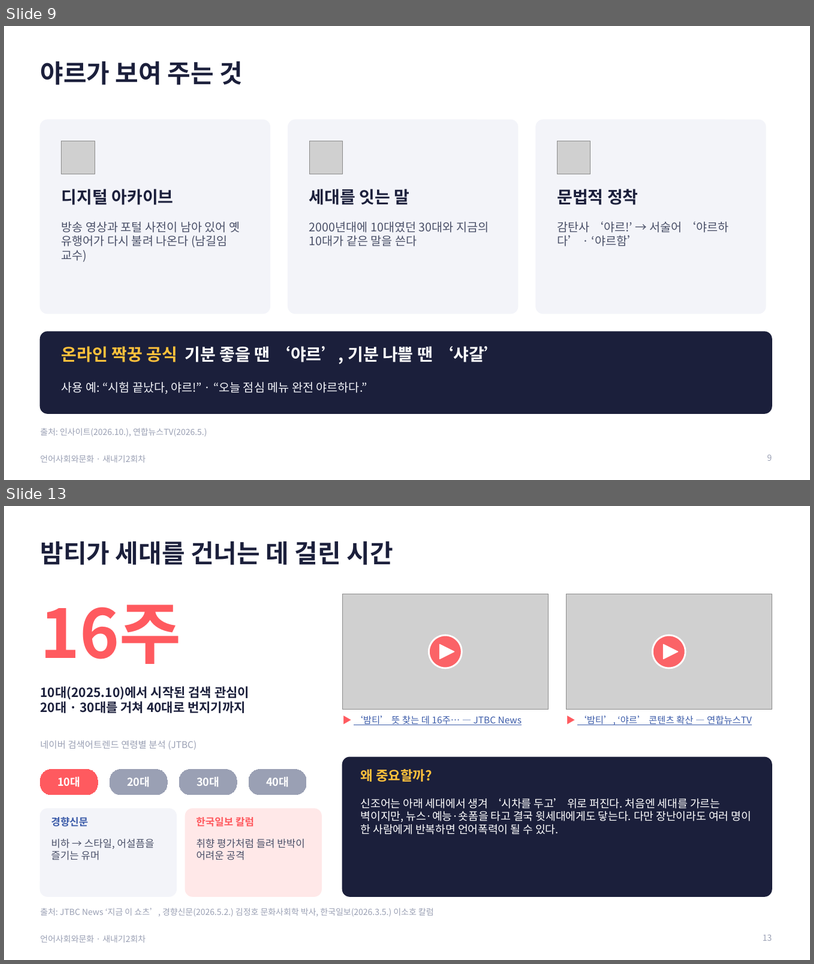
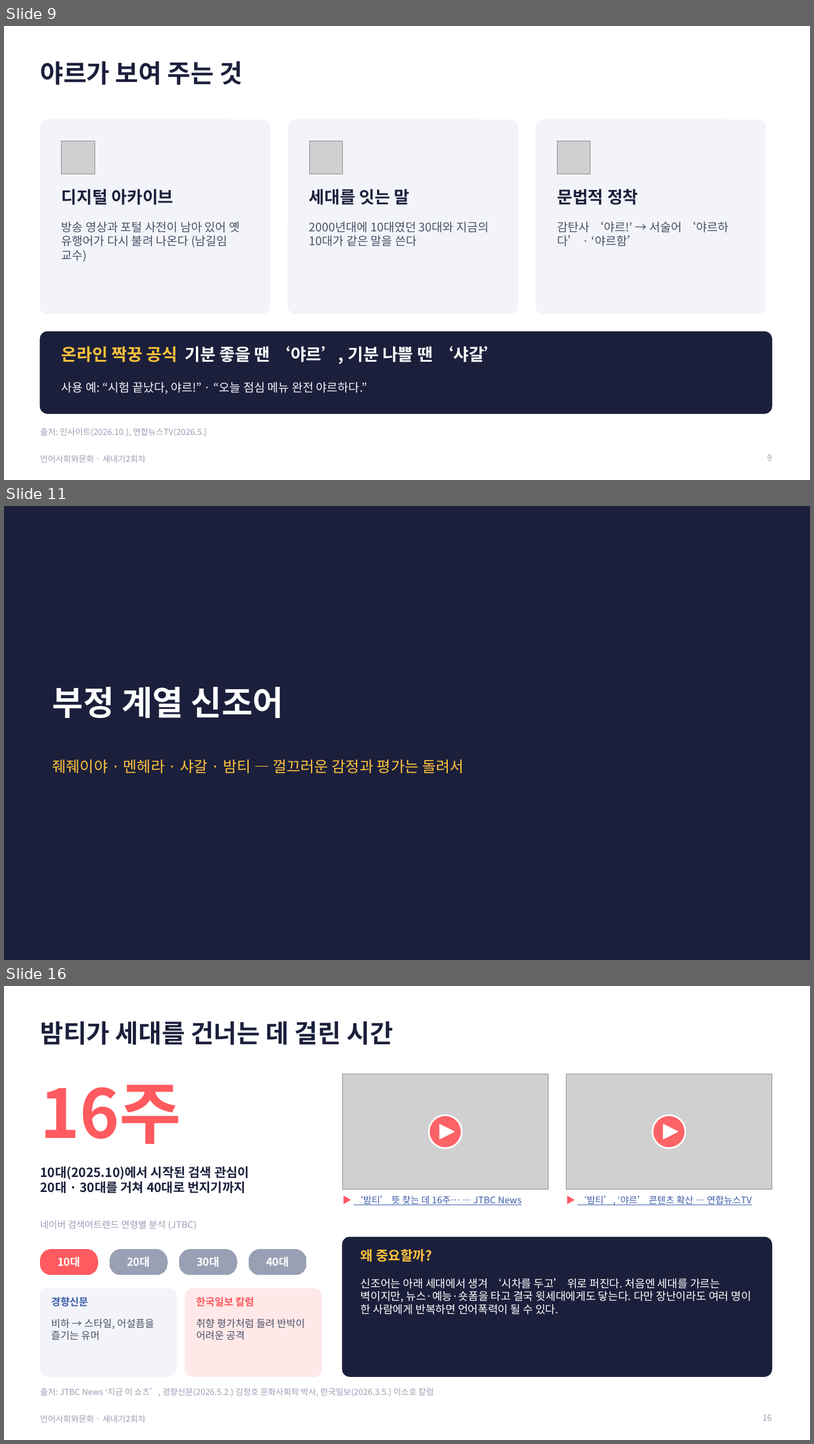
Before and after one commit to junseok7-cpu/hello, a slide deck: report/언어사회와문화_발표_새내기2회차.pptx. Shown one above the other, each under a label of ours: slides 9 and 13 before the commit, slides 9, 11 and 16 after it; the slides between them are not shown. The pictures are 814x964 and 814x1444 pixels, drawn with LibreOffice and Linux fonts; fonts in the diff are those of the drawing; grey boxes stand for pictures. Boxes give left, top, right and bottom in pixels: in the first picture for what was removed or moved away, otherwise in the second. Text is boxed around its words. In the diff, an @@ line names an element or a change of style, - is before the commit and + after.

```diff
--- a/report/언어사회와문화_발표_새내기2회차.pptx
+++ b/report/언어사회와문화_발표_새내기2회차.pptx
@@ slide 11 added at [4, 506, 810, 960], background #1B1F3B @@
@@ title added at [53, 687, 284, 718], 40 pt, text #FFFFFF, bold @@
+부정 계열 신조어
@@ text added at [53, 759, 464, 773], 18 pt, text #FFC23C @@
+줴줴이야 · 멘헤라 · 샤갈 · 밤티 — 껄끄러운 감정과 평가는 돌려서
@@ what was slide 13 is now slide 16 @@
@@ page number at [763, 1414, 773, 1420]: text changed @@
-13
+16
```
Also in this commit, not shown: 15 slides changed, 3 other slides added, 3 other files.
